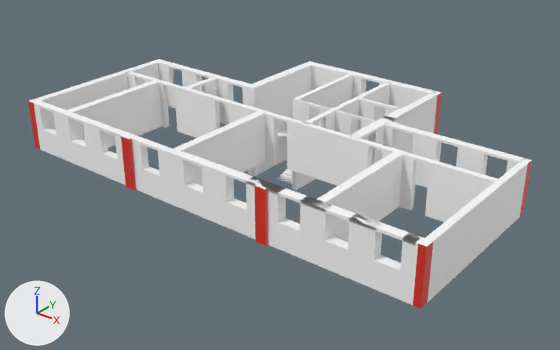
Before and after pictures for a commit that changed the glTF model DruhePoschodie.gltf.
Both versions are drawn from a 50 mm camera at (0.353, -0.57, 0.354) aimed at (-0.003, -0.125, 0.078). The lights are fixed; the arrows at lower left show +X, +Y and +Z. Where no turn or scale is listed for an object, it has been applied to the vertices. Vertices at the same position are counted once.

In view in the first picture: 'Planeg'.
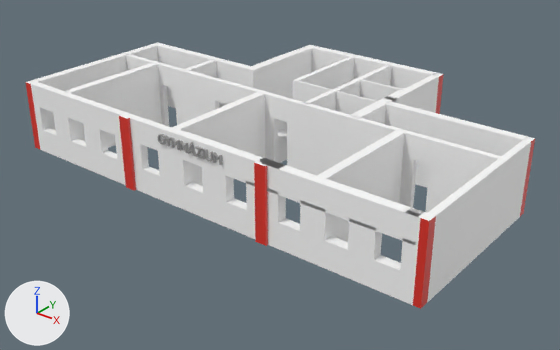
Commit message: GYMNAZIUM text

Where the change shows, as pixel boxes [x1, y1, x2, y2] in the pictures (560 x 350 px):
'Planeg', reshaped (6% taller): before [28, 59, 532, 309]; after [25, 43, 535, 309]
'Text', added: after [157, 134, 223, 165]
part 1 of me_plane, added: after [25, 43, 535, 246]

The change, as a diff of the scene's bpy script:
```diff
--- a/DruhePoschodie.gltf.py
+++ b/DruhePoschodie.gltf.py
@@ mat_material_002 @@
+mat_material_002 = principled_material('Material.002')
+mat_material_002.base_color = (0.342, 0.342, 0.342)  # grey #9e9e9e
@@ me_plane @@
 # used by ob_planeg; location = (-0.1213, 0.3203, 0.0)
-me_plane.from_pydata(...)  # 1162 vertices, 2009 faces; spans x -0.066..0.305, y -0.55..-0.316, z 0.045..0.129
+me_plane.from_pydata(...)  # 1440 vertices, 2567 faces; spans x -0.066..0.305, y -0.55..-0.316, z 0.045..0.145
+# me_plane part 1: 278 vertices added at x -0.066..0.305, y -0.55..-0.316, z 0.111..0.145
 me_plane.materials.append(mat_material)
@@ me_text @@
+me_text.from_pydata(...)  # 388 vertices, 740 faces; spans x -0.0302..0.03, y 0.0..0.0039, z -0.0032..0.0059
+me_text.materials.append(mat_material_002)  # grey #9e9e9e
@@ ob_text @@
+ob_text = bpy.data.objects.new('Text', me_text)
+ob_text.location = (0.0005, -0.2298, 0.1377)
```
